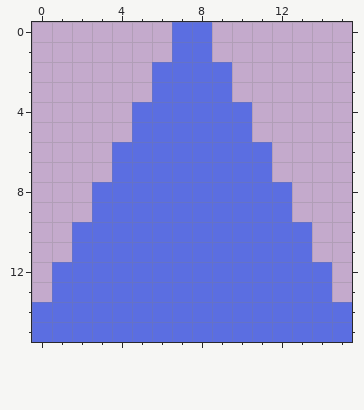
Edited in one commit: pixel-art file (player/Player.aseprite). Above: the version before the commit.
16x16 pixels, 1 frame.
The result:
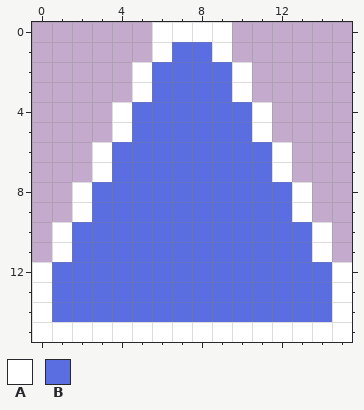
Palette (. is transparent): A #ffffff  B #5b6ee1
Change:
Changed rows in their new state; - is an unchanged pixel.
first column x 0:
 0 ------AAAA------
 1 ------A--A------
 2 -----A----A-----
 3 -----A----A-----
 4 ----A------A----
 5 ----A------A----
 6 ---A--------A---
 7 ---A--------A---
 8 --A----------A--
 9 --A----------A--
10 -A------------A-
11 -A------------A-
12 A--------------A
13 A--------------A
14 A--------------A
15 AAAAAAAAAAAAAAAA
Pixel boxes of the changes (left, top, right, bottom) in both pictures:
changed: (32, 22, 352, 342)
